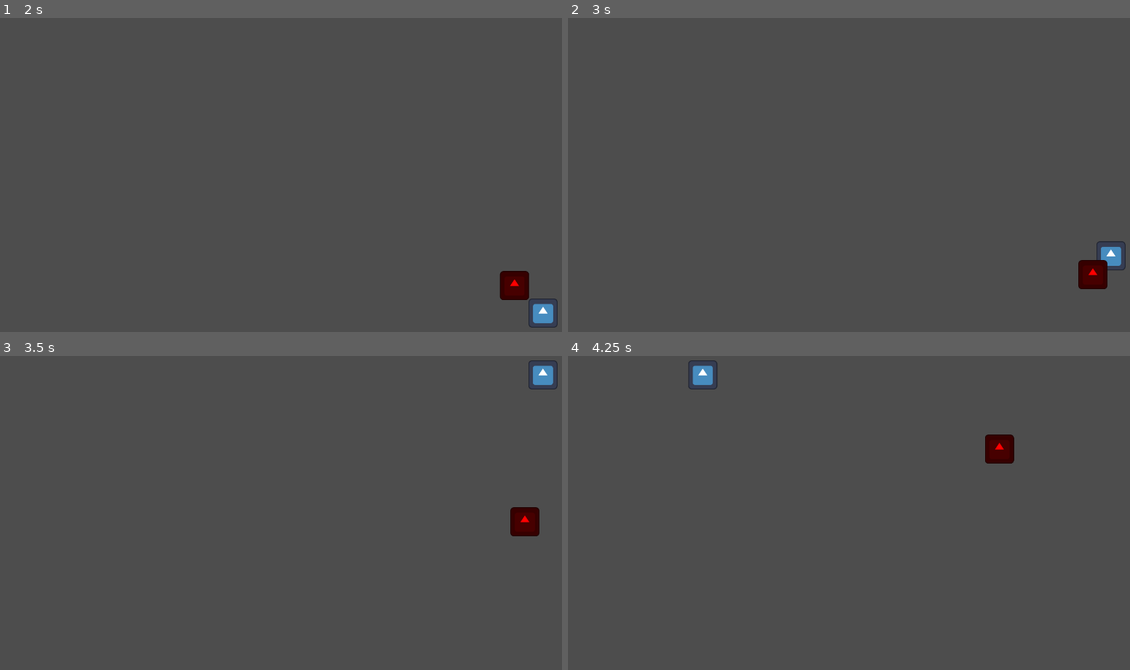
Above: before the commit, frames 1-4 (two rows, left to right).
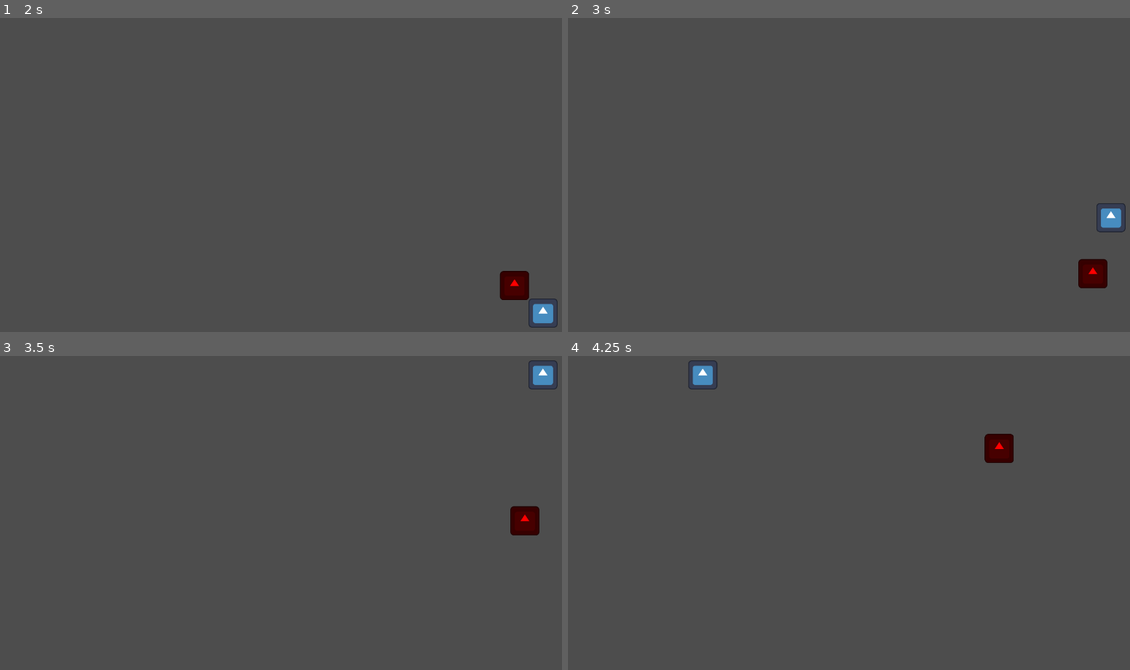
Above: after the commit, the same moments.

Repository: 0ctodice/GMTK-2026
Game: Godot game, scene res://Scene/world.tscn
Two runs of this game, one before a commit and one after it. Both use one fixed random seed, a clock stepped at 60 frames per second and the inputs below. The engine's default icon, where the game draws it, is replaced by a stand-in: a white triangle on a blue panel in a dark square.
Inputs:
- Up to frame 1 (2 s): hold D (move_right) 0.53-1.28 s; tap Space (dash) at 0.6, 1.35 s; hold S (move_down) from 1.28 s (still down)
- Up to frame 2 (3 s): release S (move_down) at 2.03 s; hold D (move_right) 2.03-2.78 s; tap Space (dash) at 2.1, 2.85 s; tap Enter at 2.75 s; hold W (move_up) from 2.78 s (still down)
- Up to frame 3 (3.5 s): keep holding W (move_up)
- Up to frame 4 (4.25 s): release W (move_up) at 3.53 s; hold A (move_left) from 3.53 s (still down); tap Space (dash) at 3.6 s

Frame 1 is identical in both runs. In frame 2, 0.6% of the frame differs, in the area x 90-100%, y 59-87%; in frame 3, less than 0.1%; in frame 4, less than 0.1%.

Commit message:
player pushed on collision with enemies

Diff:
--- a/Scene/base_enemy.tscn
+++ b/Scene/base_enemy.tscn
@@ -4,9 +4,6 @@
 [ext_resource type="Texture2D" uid="uid://c62cs0p6r37b0" path="res://icon.svg" id="1_l0v1b"]
 
 [sub_resource type="RectangleShape2D" id="RectangleShape2D_eae6q"]
-size = Vector2(16, 16)
-
-[sub_resource type="RectangleShape2D" id="RectangleShape2D_et6ny"]
 size = Vector2(16, 16)
 
 [node name="BaseEnemy" type="RigidBody2D" unique_id=374939552]
@@ -22,9 +19,4 @@
 [node name="CollisionShape2D" type="CollisionShape2D" parent="." unique_id=420821795]
 shape = SubResource("RectangleShape2D_eae6q")
 
-[node name="HitBox" type="Area2D" parent="." unique_id=367187891]
-
-[node name="CollisionShape2D" type="CollisionShape2D" parent="HitBox" unique_id=912082005]
-shape = SubResource("RectangleShape2D_et6ny")
-
 [node name="NavigationAgent2D" type="NavigationAgent2D" parent="." unique_id=900112541]
--- a/Scene/player.tscn
+++ b/Scene/player.tscn
@@ -33,3 +33,8 @@
 
 [node name="CollisionShape2D" type="CollisionShape2D" parent="HurtBox" unique_id=1562252644]
 shape = SubResource("RectangleShape2D_eae6q")
+
+[node name="Timer" type="Timer" parent="HurtBox" unique_id=1286606278]
+wait_time = 0.5
+
+[connection signal="body_entered" from="HurtBox" to="." method="_on_hurt_box_body_entered"]
--- a/Script/base_enemy.gd
+++ b/Script/base_enemy.gd
@@ -1,18 +1,22 @@
 extends RigidBody2D
+class_name Enemy
 
 @export var SPEED: float = 100.0
 
 @onready var nav_agent: NavigationAgent2D = $NavigationAgent2D
 
 var player: Player
-var initial_position: Vector2 = Vector2.ZERO
+var last_direction: Vector2 = Vector2.ZERO
 
 # Called when the node enters the scene tree for the first time.
 func _ready():
 	player = get_tree().get_first_node_in_group("Player")
-	initial_position = global_position
 
 # Called every frame. 'delta' is the elapsed time since the previous frame.
 func _process(delta):
 	nav_agent.target_position = player.global_position
-	global_position = global_position.move_toward(nav_agent.get_next_path_position(), delta * SPEED)
+	var next_position = global_position.move_toward(nav_agent.get_next_path_position(), delta * SPEED)
+	last_direction = global_position.direction_to(next_position).normalized()
+	global_position = next_position
+
+func get_last_direction(): return last_direction
--- a/Script/player_movement.gd
+++ b/Script/player_movement.gd
@@ -9,6 +9,7 @@
 @onready var dash_cooldown: Timer = $DashCooldown
 @onready var dashing_time: Timer = $DashingTime
 @onready var hurt_box_collision_shape: CollisionShape2D = $HurtBox/CollisionShape2D
+@onready var hurt_box_timer: Timer = $HurtBox/Timer
 
 var dashing: bool = false
 var can_dash: bool = true
@@ -21,7 +22,10 @@
 		dashing_time.stop()
 		dash_cooldown.start()
 	)
+
 	dash_cooldown.timeout.connect(func(): can_dash = true)
+	hurt_box_timer.timeout.connect(func(): hurt_box_collision_shape.disabled = false)
+
 
 func _physics_process(delta):
 	if not dashing:
@@ -38,3 +42,10 @@
 		can_dash = false
 		hurt_box_collision_shape.disabled = true
 		dashing_time.start()
+
+func _on_hurt_box_body_entered(body: Node2D):
+	var enemy_direction = (body as Enemy).get_last_direction()
+	print(enemy_direction)
+	hurt_box_collision_shape.set_deferred("disabled", true)
+	hurt_box_timer.start()
+	velocity = (velocity + enemy_direction).normalized() * DASH_FACTOR * SPEED
Not shown, changed: todo.txt
